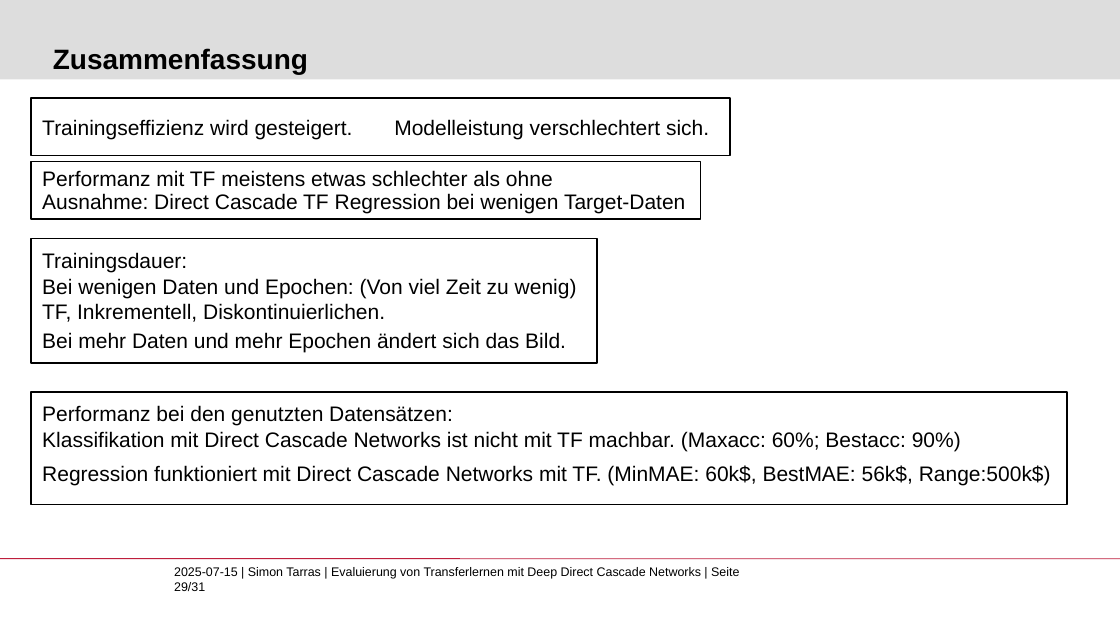
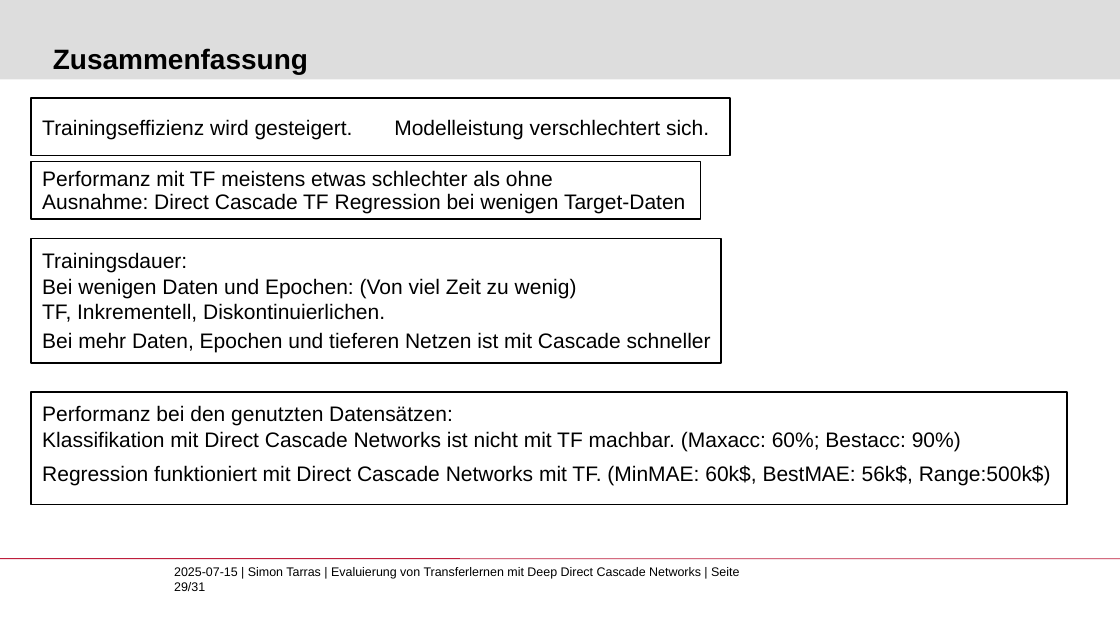
Before and after one commit to Lirras/BA_EvalTF_DDCN, a slide deck: slide 29 of BA_eval_TF.pptx. Drawn at 1120x630 pixels with LibreOffice and Linux fonts; fonts in the diff are those of the drawing; background and template pictures are left out. Boxes give left, top, right and bottom in pixels: in the first picture for what was removed or moved away, otherwise in the second. Text is boxed around its words. In the diff, an @@ line names an element or a change of style, - is before the commit and + after.

```diff
--- a/BA_eval_TF.pptx
+++ b/BA_eval_TF.pptx
@@ rectangle resized from (x1=31, y1=239, x2=597, y2=363) to (x1=31, y1=239, x2=721, y2=363) @@
@@ text at (x1=42, y1=332, x2=711, y2=352): text changed @@
-Bei mehr Daten und mehr Epochen ändert sich das Bild.
+Bei mehr Daten, Epochen und tieferen Netzen ist mit Cascade schneller
```
Also in this commit, not shown: 1 other slide changed, 1 other file.
